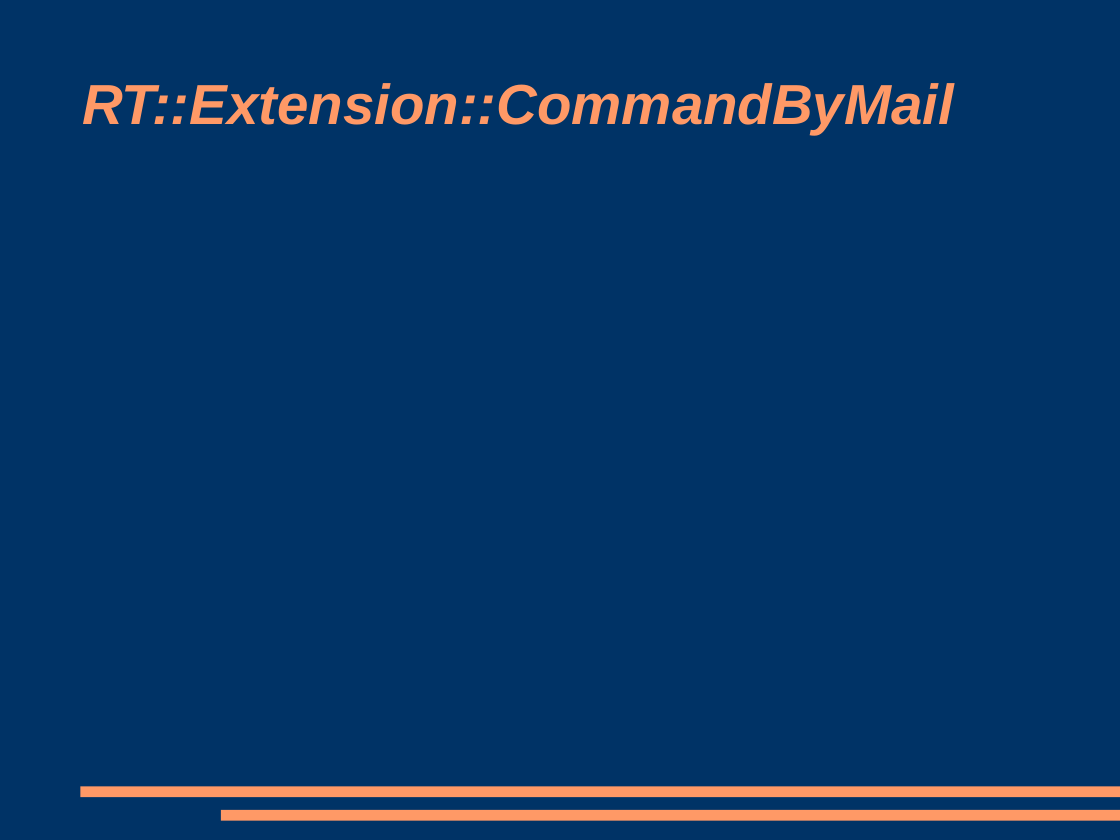
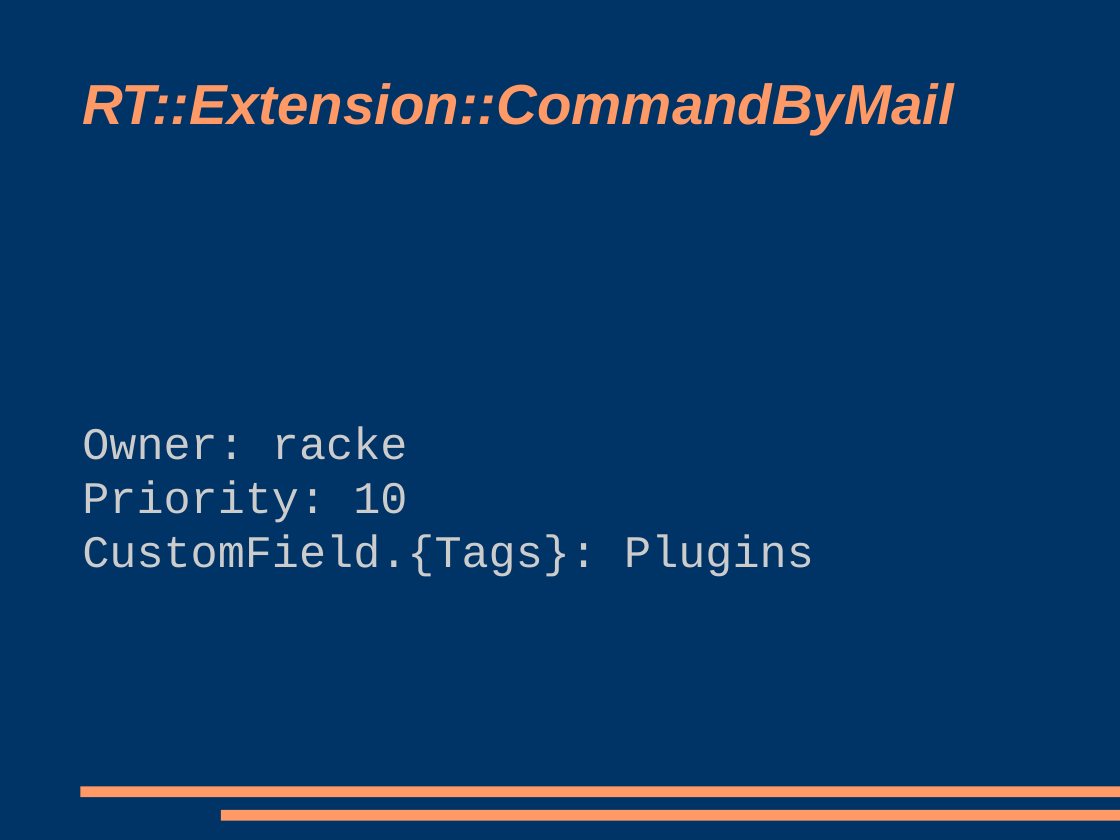
Before and after one commit to racke/Presentations, a slide deck: slide 18 of yapc2009/rt38.odp. Drawn at 1120x840 pixels with LibreOffice and Linux fonts; fonts in the diff are those of the drawing. Boxes give left, top, right and bottom in pixels: in the first picture for what was removed or moved away, otherwise in the second. Text is boxed around its words. In the diff, an @@ line names an element or a change of style, - is before the commit and + after.

```diff
--- a/yapc2009/rt38.odp
+++ b/yapc2009/rt38.odp
@@ subtitle added at box(82, 427, 814, 577), 32 pt, text #CCCCCC @@
+Owner: racke
+Priority: 10
+CustomField.{Tags}: Plugins
```
Also in this commit, not shown: 11 other slides changed, 7 slides added, 4 slides removed.
